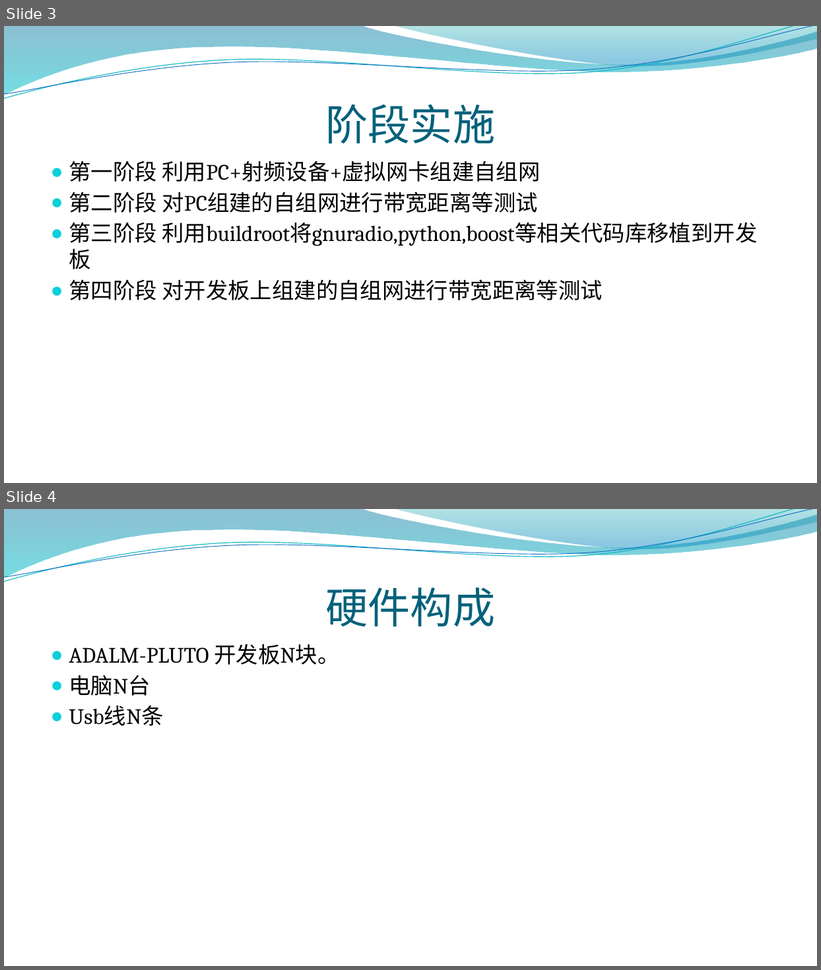
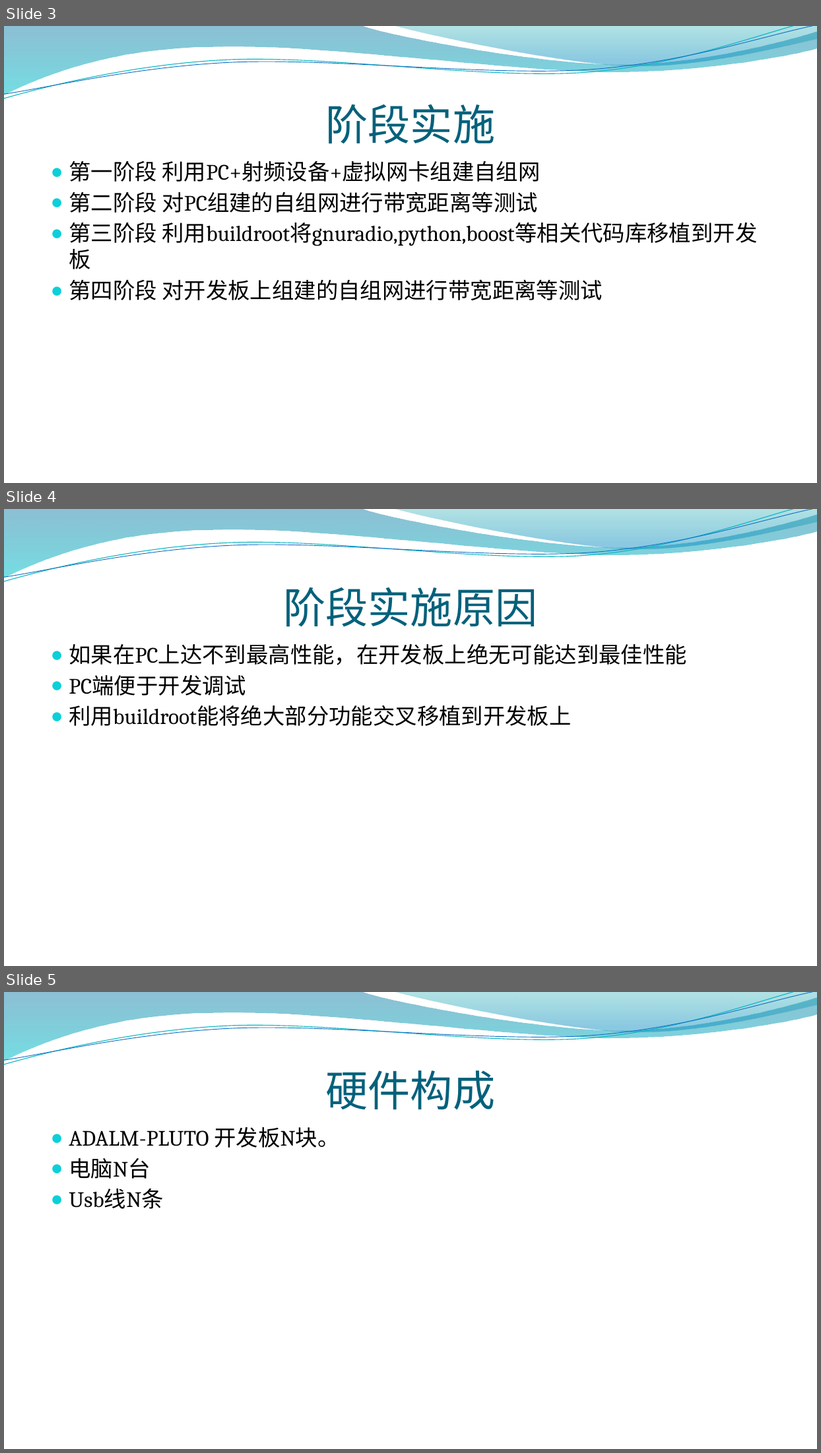
Before and after one commit to houwentaoff/test_gnuradio, a slide deck: doc/高速自组网.pptx. Shown one above the other, each under a label of ours: slides 3 and 4 before the commit, slides 3, 4 and 5 after it. The pictures are 821x970 and 821x1453 pixels, drawn with LibreOffice and Linux fonts; fonts in the diff are those of the drawing; background and template pictures are left out. Boxes give left, top, right and bottom in pixels: in the first picture for what was removed or moved away, otherwise in the second. Text is boxed around its words. In the diff, an @@ line names an element or a change of style, - is before the commit and + after.

```diff
--- a/doc/高速自组网.pptx
+++ b/doc/高速自组网.pptx
@@ slide 4 added at (4,509,817,966), background picture (left out); not listed: 4 template elements that a slide beside it also shows @@
@@ title added at (283,588,537,627), 50 pt, text #04617B @@
+阶段实施原因
@@ text added at (69,644,686,726), 26 pt, text #000000 @@
+● 如果在PC上达不到最高性能，在开发板上绝无可能达到最佳性能
+● PC端便于开发调试
+● 利用buildroot能将绝大部分功能交叉移植到开发板上
@@ what was slide 4 is now slide 5 @@
```
Also in this commit, not shown: 8 other slides added.
